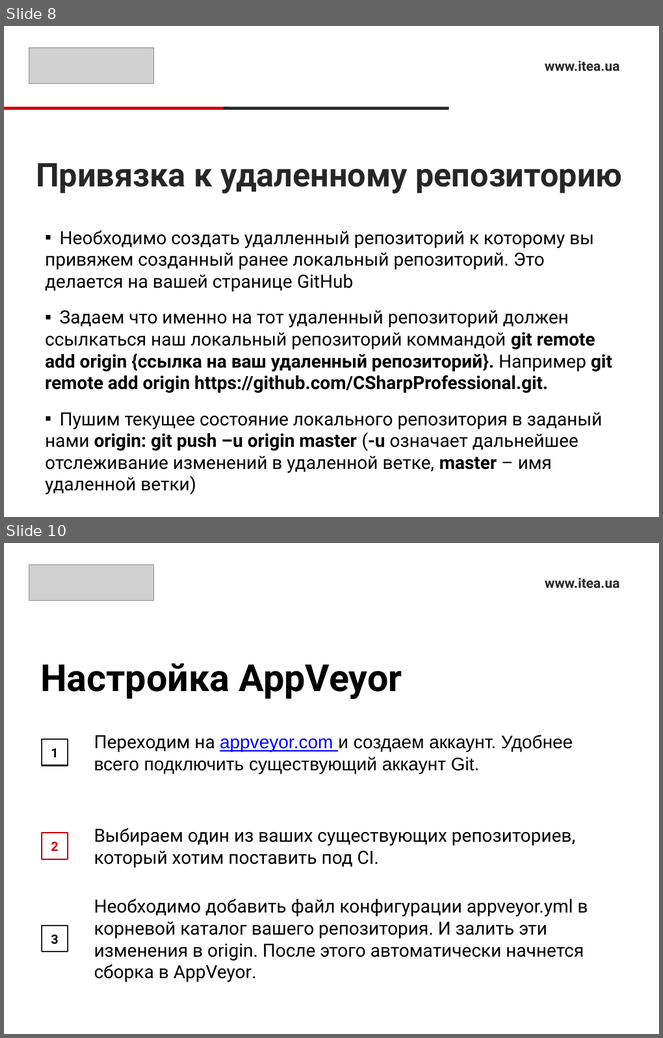
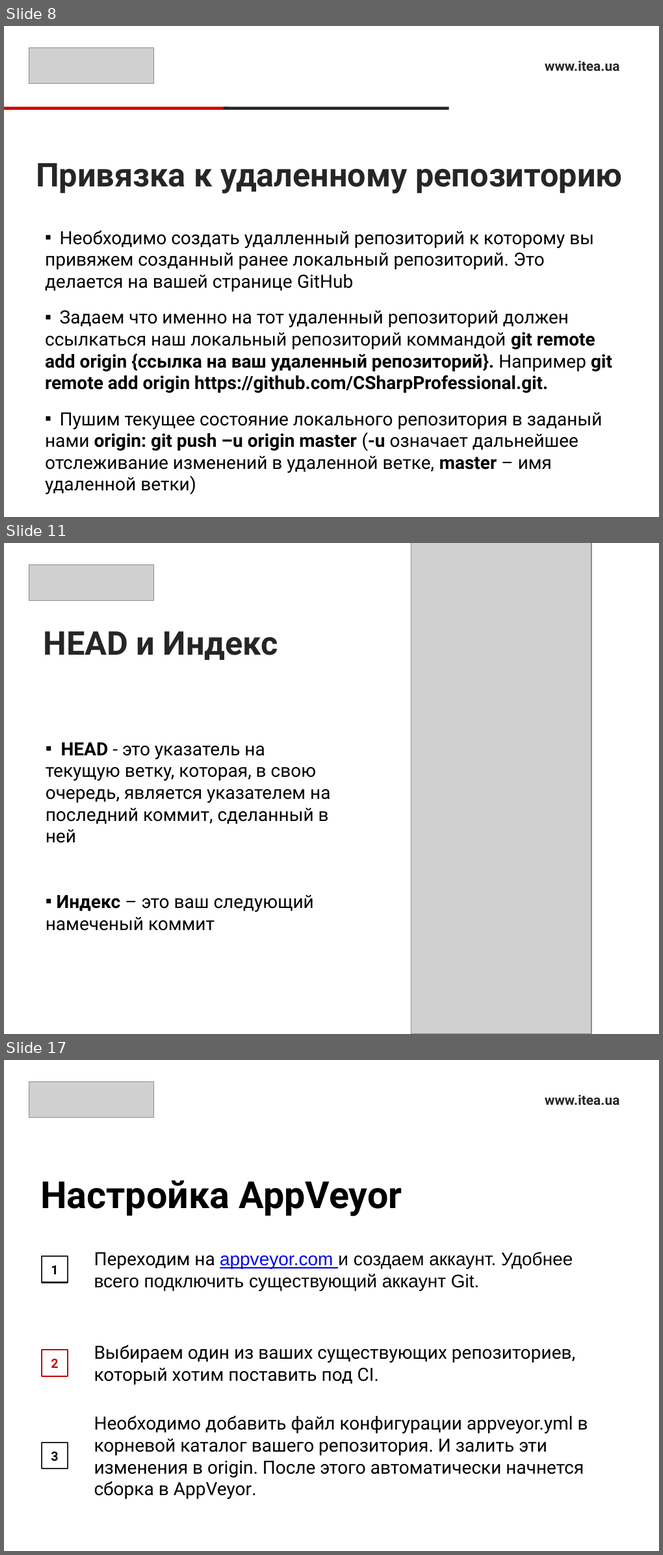
Before and after one commit to sonnov/NetCore, a slide deck: 2.VersionControl/VersionControl.pptx. Shown one above the other, each under a label of ours: slides 8 and 10 before the commit, slides 8, 11 and 17 after it; the slides between them are not shown. The pictures are 663x1038 and 663x1555 pixels, drawn with LibreOffice and Linux fonts; fonts in the diff are those of the drawing; grey boxes stand for pictures. Boxes give left, top, right and bottom in pixels: in the first picture for what was removed or moved away, otherwise in the second. Text is boxed around its words. In the diff, an @@ line names an element or a change of style, - is before the commit and + after.

```diff
--- a/2.VersionControl/VersionControl.pptx
+++ b/2.VersionControl/VersionControl.pptx
@@ slide 11 added at (4,543,659,1034), background #FFFFFF @@
@@ picture added at (412,543,592,1034) @@
@@ picture added at (29,564,154,601) @@
@@ title added at (43,631,278,660), 36 pt, text #262626, bold @@
+HEAD и Индекс
@@ text added at (46,743,330,931), 20 pt, text #000000 @@
+▪ HEAD - это указатель на текущую ветку, которая, в свою очередь, является указателем на последний коммит, сделанный в ней
+▪ Индекс – это ваш следующий намеченый коммит
@@ what was slide 10 is now slide 17 @@
```
Also in this commit, not shown: 2 slides changed, 6 other slides added.
